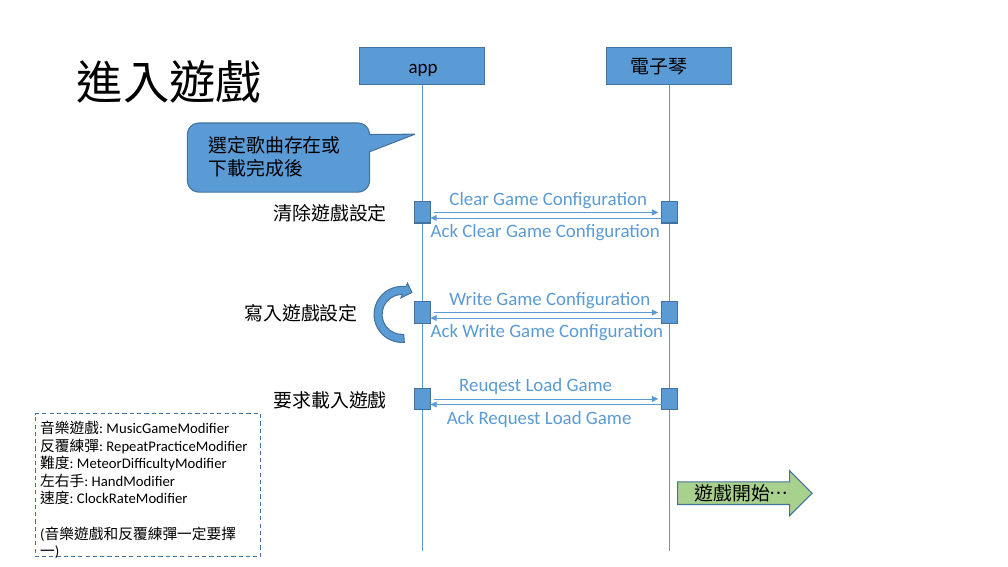
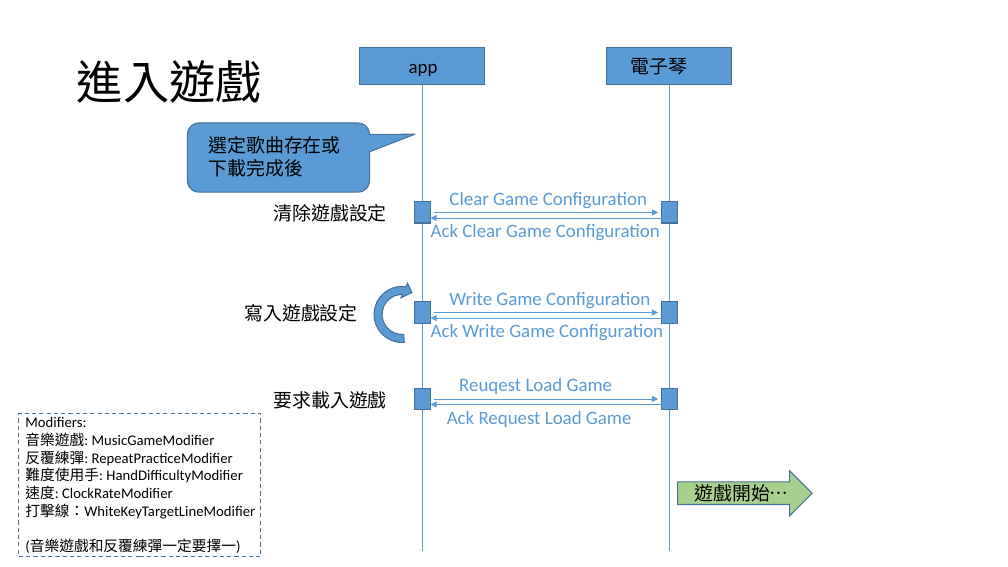
Before and after one commit to lisyaoran51/MeteoKB2, a slide deck: slide 17 of 藍芽溝通方式_20210514.pptx. Drawn at 1008x567 pixels with LibreOffice and Linux fonts; fonts in the diff are those of the drawing. Boxes give left, top, right and bottom in pixels: in the first picture for what was removed or moved away, otherwise in the second. Text is boxed around its words. In the diff, an @@ line names an element or a change of style, - is before the commit and + after.

```diff
--- a/藍芽溝通方式_20210514.pptx
+++ b/藍芽溝通方式_20210514.pptx
@@ text "Modifiers:": place and size @@
-text "Modifiers:" at [40,420,247,558]
+text "Modifiers:" at [25,416,255,553]
@@ rectangle: place and size @@
-rectangle at [36,414,261,557]
+rectangle at [19,414,261,557]
@@ text at [25,416,86,427]: paragraph added @@
+Modifiers:
@@ text at [25,467,243,483]: text changed @@
-難度: MeteorDifficultyModifier
-左右手: HandModifier
+難度使用手: HandDifficultyModifier
@@ text at [25,503,255,519]: paragraph added @@
+打擊線：WhiteKeyTargetLineModifier
```
Also in this commit, not shown: 3 other slides changed, 8 slides added, 2 other files.
